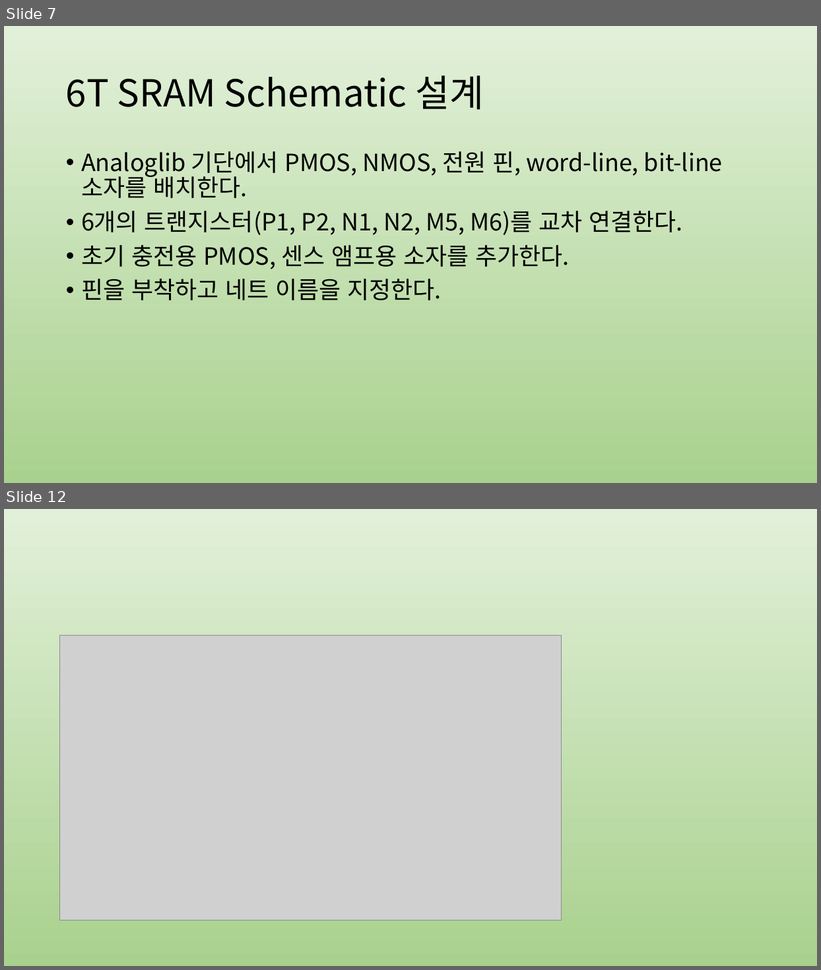
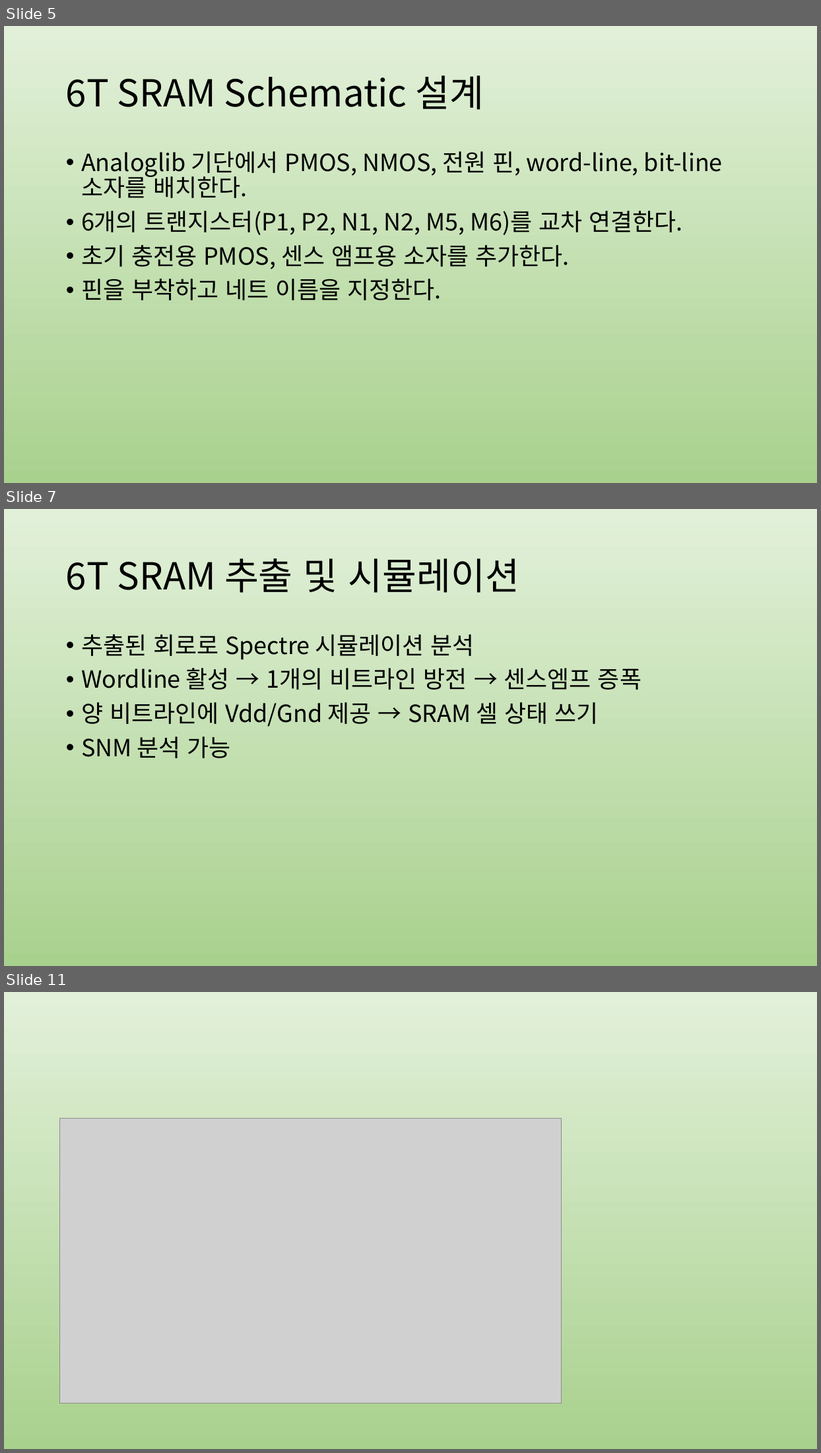
Before and after one commit to jwl1109/IOT, a slide deck: VLSI design 설계 실습/2025-06-13.pptx. Shown one above the other, each under a label of ours: slides 7 and 12 before the commit, slides 5, 7 and 11 after it; the slides between them are not shown. The pictures are 821x970 and 821x1453 pixels, drawn with LibreOffice and Linux fonts; fonts in the diff are those of the drawing; grey boxes stand for pictures. Boxes give left, top, right and bottom in pixels: in the first picture for what was removed or moved away, otherwise in the second. Text is boxed around its words. In the diff, an @@ line names an element or a change of style, - is before the commit and + after.

```diff
--- a/VLSI design 설계 실습/2025-06-13.pptx
+++ b/VLSI design 설계 실습/2025-06-13.pptx
@@ slide 7 added at (4, 509, 817, 966), background gradient #E2F0D9 to #A9D18E @@
@@ title added at (66, 559, 519, 593), 44 pt, text #000000 @@
+6T SRAM 추출 및 시뮬레이션
@@ text added at (81, 634, 642, 758), 28 pt, text #000000 @@
+• 추출된 회로로 Spectre 시뮬레이션 분석
+• Wordline 활성 → 1개의 비트라인 방전 → 센스엠프 증폭
+• 양 비트라인에 Vdd/Gnd 제공 → SRAM 셀 상태 쓰기
+• SNM 분석 가능
@@ what was slide 7 is now slide 5 @@
@@ what was slide 12 is now slide 11 @@
```
Also in this commit, not shown: 2 slides changed, 1 other slide added, 3 slides removed, 2 other files.
